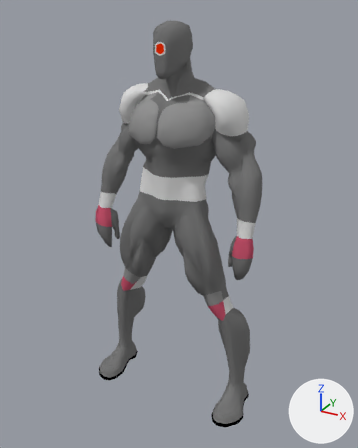
The Blender file Badass_Upgrade/DESIGN/GrupoB/Enemies/Enemy_03/enemy3.blend, before and after one commit.
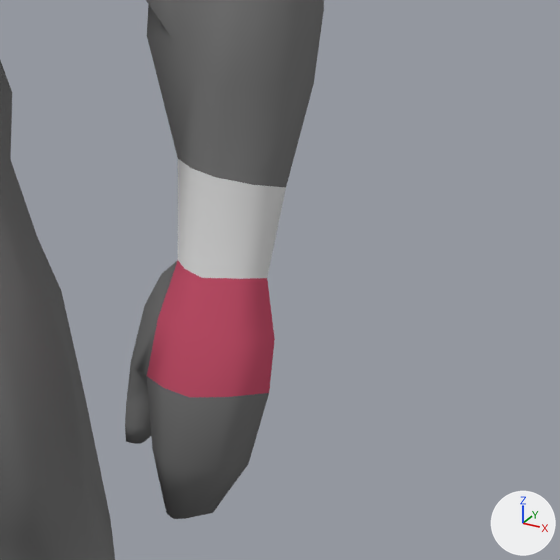
The first picture shows the older version from a camera (50 mm lens) standing at (9.9, -15.4, 17.97) and looking at (0.26, 2.13, 9.21). The close-ups show both versions on the part from 58% to 85% of the width and 43% to 64% of the height of that picture; other places that the commit changed are outside them. Arrows for +X, +Y and +Z are at lower right; the lights stay in place.

Objects in the first close-up: 'Robot'.
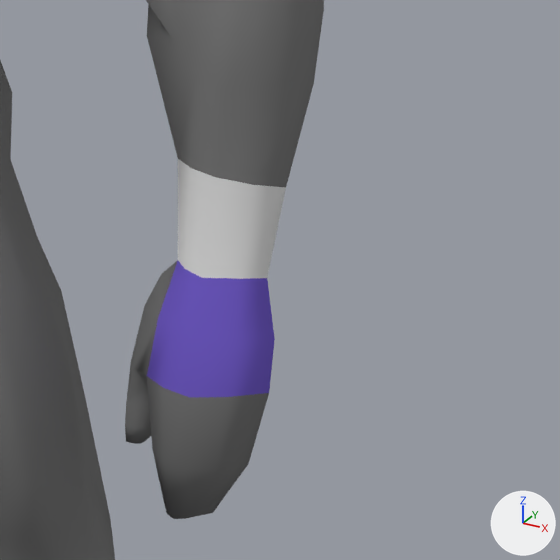
Where the change shows, as pixel boxes (x1, y1, x2, y2) in the close-ups (560 x 560 px):
```json
{"object": "Robot", "change": "recoloured", "before": [144, 258, 275, 401], "after": [144, 258, 275, 401], "on screen": "red to blue"}
```

Edits to the scene script, one JSON object a line:
```json
{"op": "set", "path": "mat_canells_genolls.base_color", "old": "(0.617, 0.0947, 0.164)", "new": "(0.18, 0.116, 0.617)", "note": "red #ce5771 -> blue #7660ce"}
```
